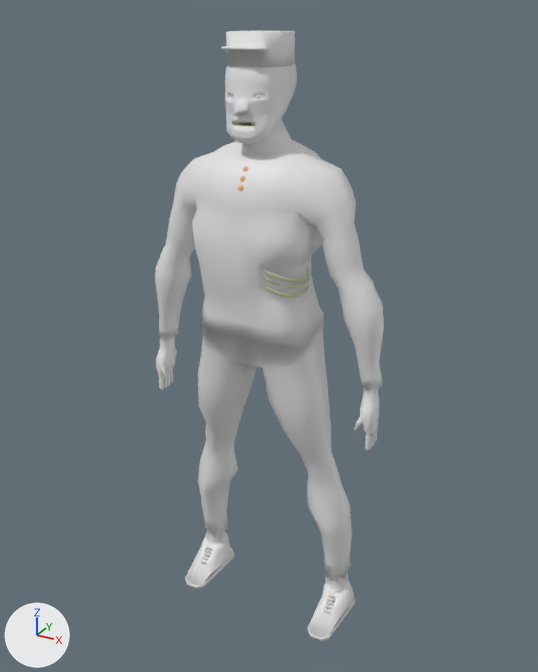
The FBX model TI RPG/Assets/Modelos/PersonagensModelos/Zumbi.fbx: old version first, new version second.
Both versions are drawn from a 50 mm camera at (1.81, -3.25, 3.43) aimed at (0.03, -0.01, 1.8). The axes (+X, +Y, +Z) are drawn at lower left. The lights are the same throughout. Vertices at the same position are counted once.

The older version as bpy lines, for what is in view:
```python
me_zumbi_corpo = bpy.data.meshes.new('Zumbi.Corpo')
me_zumbi_corpo.from_pydata(...)  # 6042 vertices, 5756 faces; spans x -0.67..0.7, y -0.33..0.19, z 0.0..3.33
# faces by material slot: [3346, 1572, 226, 360, 252]
me_zumbi_corpo.materials.append(mat_zumbicorpo_material)  # white #e7e7e7
me_zumbi_corpo.materials.append(mat_zumbidentes_material)  # beige #fffdb1
me_zumbi_corpo.materials.append(mat_zumbicostela_material)  # green #c5d4a4
me_zumbi_corpo.materials.append(mat_botoes_material)  # beige #e7b584
me_zumbi_corpo.materials.append(mat_zumbichapeu_material)  # white #e7e7e7
ob_zumbi_corpo = bpy.data.objects.new('Zumbi.Corpo', me_zumbi_corpo)
ob_zumbi_corpo.location = (0.0, 0.028, 0.0)
```
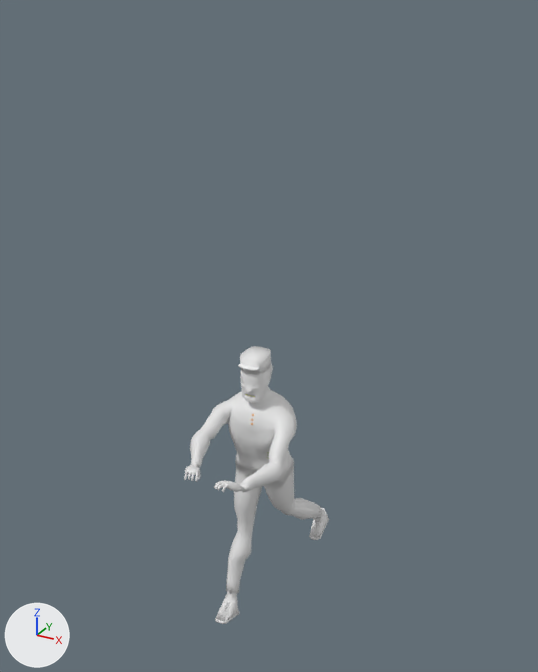
Boxes [x1, y1, x2, y2] around the edits, measured in the pictures (538 x 672 px; the box of a moved part takes in the faces that stretch with it):
'Zumbi.Corpo', reshaped, moved, turned, rescaled
    before: [155, 30, 384, 641]
    after: [184, 346, 329, 624]
part 1 of me_zumbi_corpo, moved or reshaped (not visible afterwards)
    before: [264, 282, 309, 298]
part 2 of me_zumbi_corpo, moved or reshaped (not visible afterwards)
    before: [263, 275, 280, 286]
part 3 of me_zumbi_corpo, moved or reshaped (not visible afterwards)
    before: [285, 276, 309, 289]
part 4 of me_zumbi_corpo, moved or reshaped (not visible afterwards)
    before: [262, 267, 310, 282]
part 5 of me_zumbi_corpo, added
    after: [184, 363, 329, 624]
part 6 of me_zumbi_corpo, added
    after: [238, 346, 271, 375]
part 7 of me_zumbi_corpo, deleted
    before: [155, 63, 384, 641]
part 8 of me_zumbi_corpo, deleted
    before: [221, 30, 295, 67]

What the commit changed:
me_zumbi_corpo is used by ob_zumbi_corpo; location (0.0, 0.028, 0.0).
me_zumbi_corpo had 6042 vertices, 5756 faces and spanned x -0.67..0.7, y -0.33..0.19, z 0.0..3.33.
me_zumbi_corpo now has 6048 vertices, 5763 faces and spans x -43.95..54.61, y 0.7..331.77, z -110.3..147.05.
me_zumbi_corpo part 1: the loose piece of 80 vertices spanning x 0.11..0.29, y -0.31..-0.06, z 2.13..2.24 is multiplied about its middle by the matrix ((99.569, -5.938, 0.708), (0.653, 11.559, 98.959), (-5.997, -98.566, 11.624)), then moved by (20.63, 216.61, 16.67).
me_zumbi_corpo part 2: the loose piece of 36 vertices spanning x 0.11..0.23, y -0.31..-0.29, z 2.21..2.27 is multiplied about its middle by the matrix ((99.487, -6.495, 0.48), (0.365, 12.898, 98.862), (-6.503, -98.649, 12.894)), then moved by (18.84, 219.87, 29.2).
me_zumbi_corpo part 3: the loose piece of 52 vertices spanning x 0.24..0.29, y -0.27..-0.05, z 2.18..2.2 is multiplied about its middle by the matrix ((99.305, -6.219, 0.396), (0.37, 12.2, 98.748), (-6.22, -98.553, 12.2)), then moved by (27.38, 217.09, 14.36).
me_zumbi_corpo part 4: the loose piece of 80 vertices spanning x 0.11..0.3, y -0.32..-0.06, z 2.21..2.3 is multiplied about its middle by the matrix ((99.667, -6.376, 0.81), (0.44, 12.408, 98.78), (-6.431, -98.469, 12.379)), then moved by (21.5, 223.36, 17.94).
me_zumbi_corpo part 5: a new loose piece of 2723 vertices spanning x -43.95..54.61, y 0.7..324.52, z -110.3..147.05, in mat_zumbicorpo_material (white #e7e7e7).
me_zumbi_corpo part 6: a new loose piece of 254 vertices spanning x -13.18..14.81, y 314.85..331.77, z 8.53..45.25, in mat_zumbichapeu_material (white #e7e7e7).
me_zumbi_corpo part 7: the loose piece of 2717 vertices spanning x -0.67..0.7, y -0.33..0.19, z 0.0..3.27 is deleted.
me_zumbi_corpo part 8: the loose piece of 254 vertices spanning x -0.14..0.14, y -0.26..0.1, z 3.19..3.33 is deleted.
Object 'Zumbi.Corpo' (ob_zumbi_corpo) moves from (0.0, 0.028, 0.0) to (0.0, 0.015, 0.0).
Object 'Zumbi.Corpo' (ob_zumbi_corpo) turns from (0, 0, 0) to (90, 0, 0) degrees about x, y and z.
Object 'Zumbi.Corpo' (ob_zumbi_corpo) is rescaled from (1.0, 1.0, 1.0) to (0.00525, 0.00525, 0.00525).
